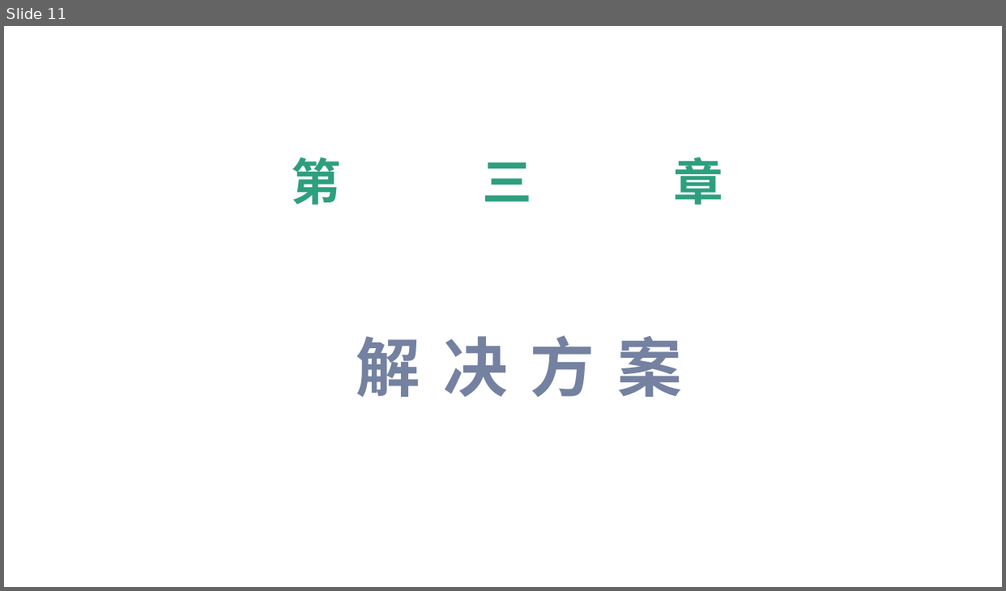
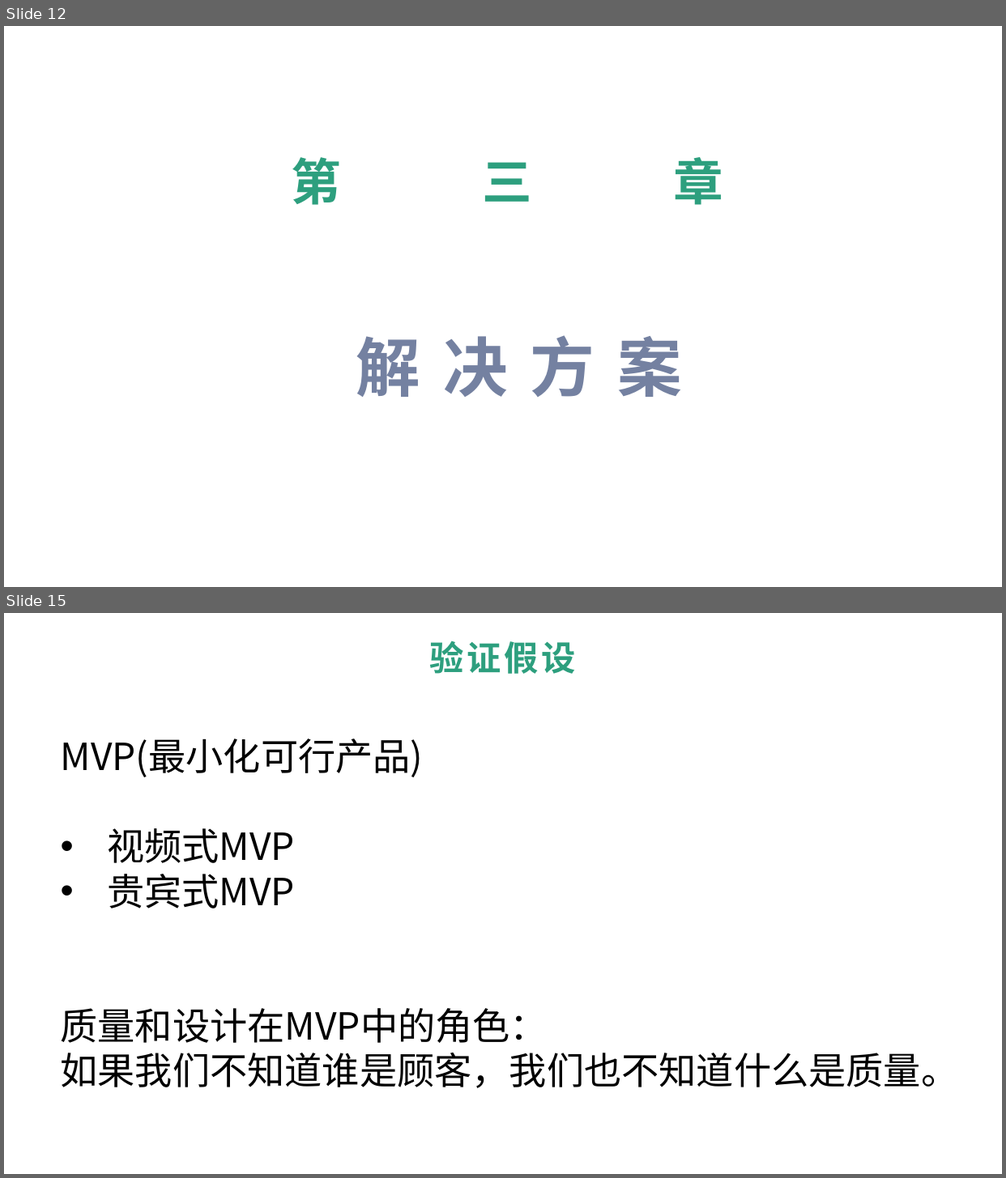
Before and after one commit to tigerlw/product-design, a slide deck: Lean_agile.pptx. Shown one above the other, each under a label of ours: slide 11 before the commit, slides 12 and 15 after it; the slides between them are not shown. The pictures are 1006x591 and 1006x1178 pixels, drawn with LibreOffice and Linux fonts; fonts in the diff are those of the drawing; background and template pictures are left out. Boxes give left, top, right and bottom in pixels: in the first picture for what was removed or moved away, otherwise in the second. Text is boxed around its words. In the diff, an @@ line names an element or a change of style, - is before the commit and + after.

```diff
--- a/Lean_agile.pptx
+++ b/Lean_agile.pptx
@@ slide 15 added at box(4, 613, 1002, 1174), background picture (left out) @@
@@ text added at box(429, 641, 576, 674), 33 pt, text #2D9F7E, bold @@
+验证假设
@@ text added at box(61, 739, 959, 1088), 36 pt, text #000000 @@
+MVP(最小化可行产品)
+• 视频式MVP
+• 贵宾式MVP
+质量和设计在MVP中的角色：
+如果我们不知道谁是顾客，我们也不知道什么是质量。
@@ what was slide 11 is now slide 12 @@
```
Also in this commit, not shown: 17 other slides added, 21 slides removed, 1 other file.
